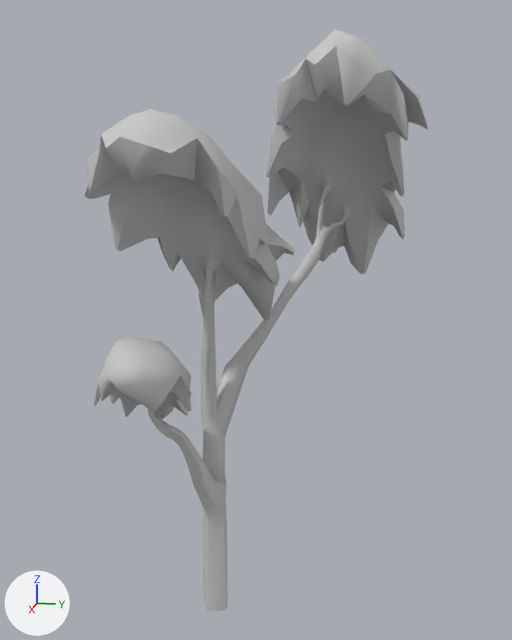
What one commit did to the FBX model Assets/Environment/natural_foliage/bob_tree_savannah_large.FBX.
Rendered twice from a camera (50 mm lens) standing at (14.8, 2.63, 10.05) and looking at (-0.02, -0.33, 6.34). The lights are fixed; the arrows at lower left show +X, +Y and +Z. Where no turn or scale is listed for an object, it has been applied to the vertices.

Before the edit, the objects in view are built like this:
```python
me_mesh = bpy.data.meshes.new('Mesh')
me_mesh.from_pydata(...)  # 1023 vertices, 2048 faces; spans x -4.19..4.19, y -3.12..3.12, z -0.17..12.19
me_mesh.materials.append(mat_initialshadinggroup)  # light grey #cacaca
ob_sproutbasic_geo6 = bpy.data.objects.new('sproutbasic_geo6', me_mesh)
ob_sproutbasic_geo6.location = (0.0, 0.0, 0.0)
```
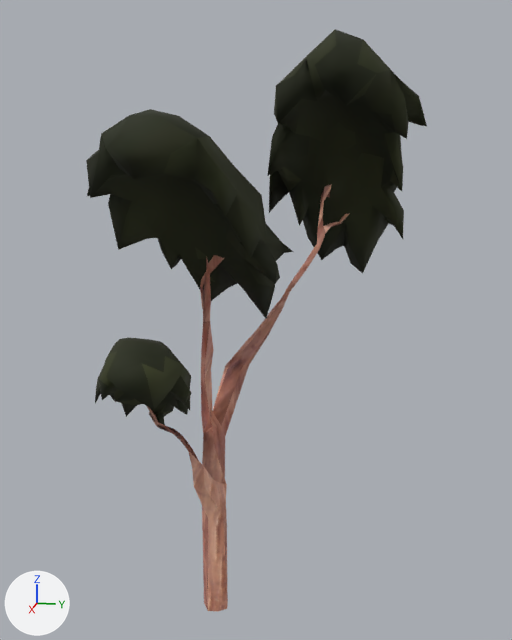
Location of each change, [x1, y1, x2, y2] in pixels of the pictures (512 x 640 px):
```json
{"object": "sproutbasic_geo6", "change": "reshaped", "before": [85, 29, 428, 612], "after": [86, 29, 427, 612]}
{"part": 1, "of": "me_mesh", "change": "cut back", "before": [85, 46, 428, 488], "after": [86, 46, 427, 488]}
{"part": 2, "of": "me_mesh", "change": "recoloured", "before": [87, 29, 421, 612], "after": [87, 29, 421, 612], "on screen": "grey to black"}
```

Edits to the scene script, one JSON object a line:
```json
{"op": "add", "block": "img_tree_master_png", "code": ["img_tree_master_png = load_image('Tree_Master.png', '_unpacked/Tree_Master.png', 512, 512, 'sRGB')"]}
{"op": "add", "block": "mat_tree_master", "code": ["mat_tree_master = principled_material('Tree_Master')", "mat_tree_master.texture = img_tree_master_png  # with its transparency", "mat_tree_master.roughness = 0.859"]}
{"block": "me_mesh", "where": "# used by ob_sproutbasic_geo6; location = (0.0, 0.0, 0.0)"}
{"op": "remove", "block": "me_mesh", "code": "me_mesh.from_pydata(...)  # 1023 vertices, 2048 faces; spans x -4.19..4.19, y -3.12..3.12, z -0.17..12.19"}
{"op": "add", "block": "me_mesh", "code": "me_mesh.from_pydata(...)  # 725 vertices, 1410 faces; spans x -4.19..4.19, y -3.1..3.1, z -0.17..12.19"}
{"block": "me_mesh", "change": "me_mesh part 1: 10 vertices moved from x -2.47..0.98, y -1.32..1.42, z 3.6..8.46 to x -2.51..1.01, y -1.3..1.48, z 3.6..8.49; 402 vertices removed from x -4.07..3.98, y -3.12..3.12, z 3.31..10.81; 104 vertices added at x -4.03..3.94, y -3.1..3.1, z 3.36..10.79"}
{"block": "me_mesh", "change": "me_mesh part 2: 931 faces spanning x -4.19..4.19, y -2.92..3.01, z -0.17..12.19 switch from mat_initialshadinggroup (light grey #cacaca) to mat_tree_master (picture img_tree_master_png)"}
```
